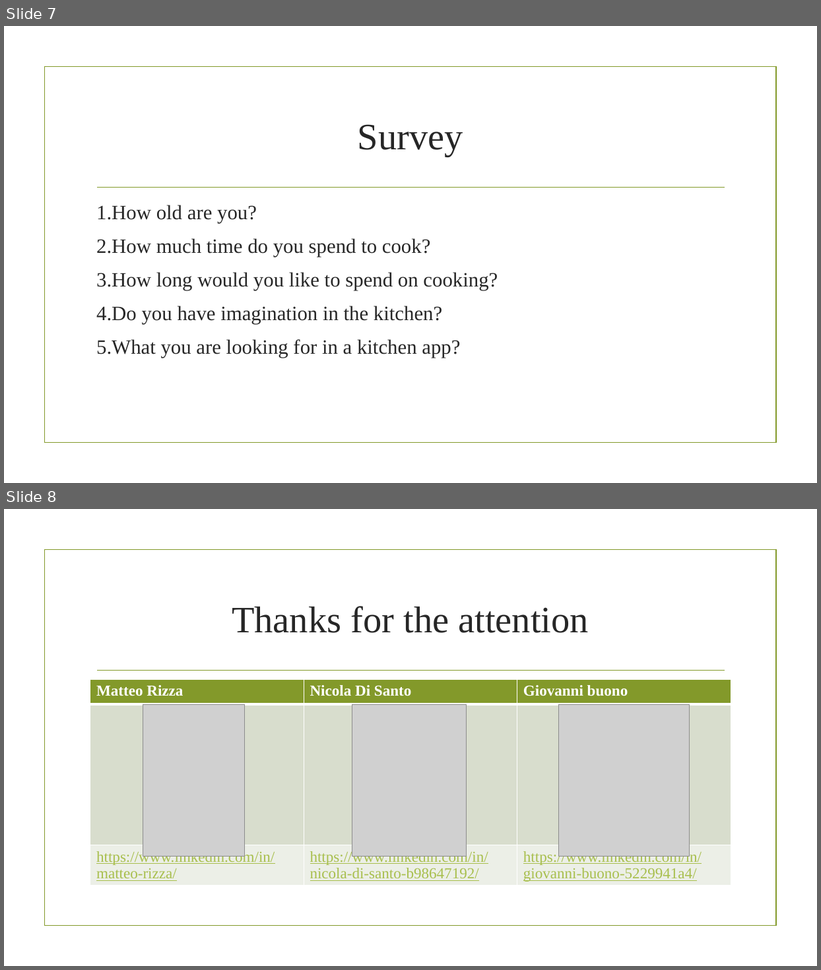
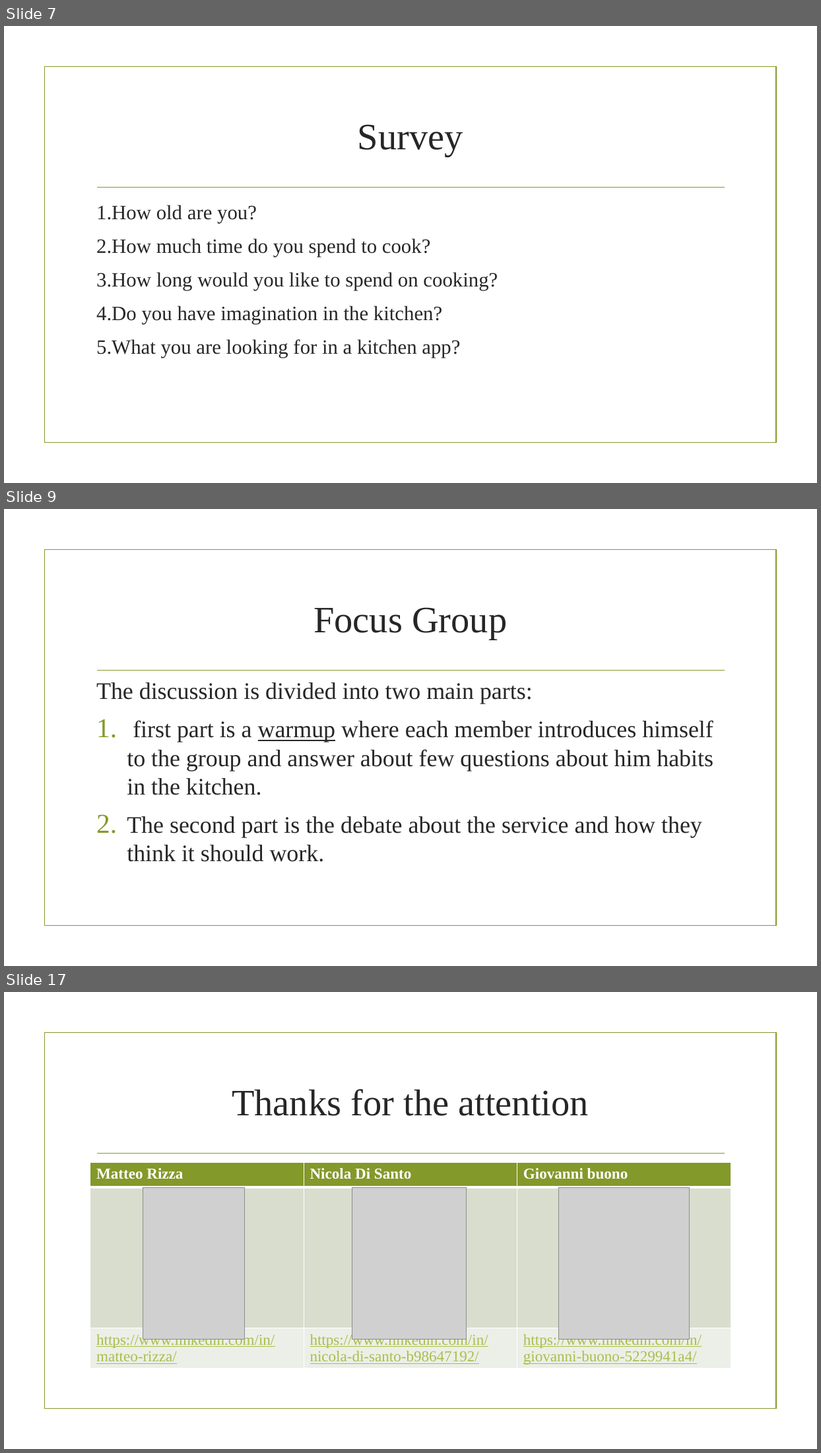
Before and after one commit to nicoDs96/recipes-SE, a slide deck: CookWithMe.pptx. Shown one above the other, each under a label of ours: slides 7 and 8 before the commit, slides 7, 9 and 17 after it; the slides between them are not shown. The pictures are 821x970 and 821x1453 pixels, drawn with LibreOffice and Linux fonts; fonts in the diff are those of the drawing; grey boxes stand for pictures; background and template pictures are left out. Boxes give left, top, right and bottom in pixels: in the first picture for what was removed or moved away, otherwise in the second. Text is boxed around its words. In the diff, an @@ line names an element or a change of style, - is before the commit and + after.

```diff
--- a/CookWithMe.pptx
+++ b/CookWithMe.pptx
@@ slide 9 added at (4, 509, 817, 966), background picture (left out); not listed: 2 template elements that a slide beside it also shows @@
@@ title added at (314, 607, 507, 640), 44 pt, text #262626 @@
+Focus Group
@@ text added at (96, 683, 714, 862), 28 pt, text #262626 @@
+The discussion is divided into two main parts:
+1. first part is a warmup where each member introduces himself to the group and answer about few questions about him habits in the kitchen.
+2. The second part is the debate about the service and how they think it should work.
@@ what was slide 8 is now slide 17 @@
```
Also in this commit, not shown: 8 other slides added, 1 other file.
